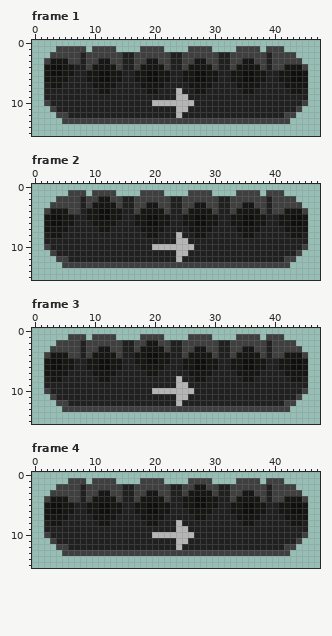
Two versions of one pixel-art file, levels_and_level_objects/belt/belt.aseprite. Above is the file before it was changed.
48x16 pixels, 6 frames. Shown: frame 1, frame 2, frame 3, frame 4. The commit also changed other frames, which this record leaves out.
After the commit:
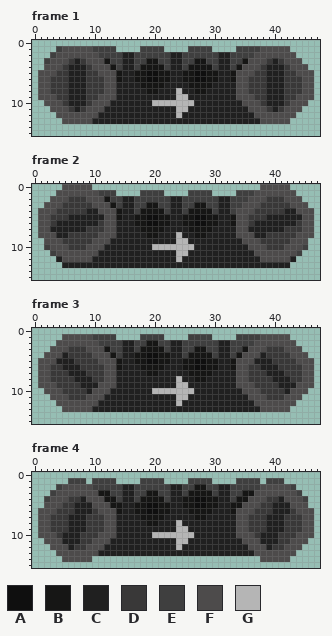
Palette (. is transparent): A #0f0f0f  B #161615  C #202020  D #393838  E #3f3f3f  F #4d4b4b  G #b5b5b5
Edits made:
layer "Layer 10" added
layer "Layer 10 Copy" added
Changed rows in their new state; - is an unchanged pixel.
Frame 1, layers "Layer 10 Copy", "Layer 10", "Layer 8":
first column x 1:
 1 ----FFFFF----------------------------FFFFF----
 2 ---FFFFFFF--------------------------FFFFFFF---
 3 --FFFDCDFFF------------------------FFFDCDFFF--
 4 -FFFDC--DFFF----------------------FFFD-CCDFFF-
 5 FFFDDC--DDFFF--------------------FFFDD--CDDFFF
 6 FFDDD---DDDFF--------------------FFDDD--CDDDFF
 7 FFDDD---DDDFF--------------------FFDDD---DDDFF
 8 FFDDD---DDDFF--------------------FFDDD---DDDFF
 9 FFFDD---DDFFF--------------------FFFDD---DDFFF
10 -FFFD---DFFF----------------------FFFD---DFFF-
11 --FFFD-DFFF------------------------FFFD-DFFF--
12 ---FFFFFFF--------------------------FFFFFFF---
13 ----FFFFFCCCCCCCCCCCCCCCCCCCCCCCCCCCCFFFFF----
Frame 2, layers "Layer 10 Copy", "Layer 10", "Layer 8":
first column x 1:
 0 ----FFFFF----------------------------FFFFF----
 1 ---FFFFFFF--------------------------FFFFFFF---
 2 --FFFDDDFFF------------------------FFFDDDFFF--
 3 -FFFDDDDDFFF----------------------FFFDDDDDFFF-
 4 FFFDDDDDCCFFF--------------------FFFDDDDDCCFFF
 5 FFDDDC--CCCFF--------------------FFDDD--CCCCFF
 6 FFDCCC---CDFF--------------------FFDCC--CCCDFF
 7 FFCCC---DDDFF--------------------FFCC----DDDFF
 8 FFFC-DDDDDFFF--------------------FFF--DDDDDFFF
 9 -FFFDDDDDFFF----------------------FFFDDDDDFFF-
10 --FFFDDDFFF------------------------FFFDDDFFF--
11 ---FFFFFFF--------------------------FFFFFFF---
12 ---CFFFFF----------------------------FFFFFC---
13 ----CCCCCCCCCCCCCCCCCCCCCCCCCCCCCCCCCCCCCC----
Frame 3, layers "Layer 10 Copy", "Layer 10", "Layer 8":
first column x 1:
 1 ----FFFFF----------------------------FFFFF----
 2 ---FFFFFFF--------------------------FFFFFFF---
 3 --FFFDDDFFF------------------------FFFDDDFFF--
 4 -FFFCDDDDFFF----------------------FFFCDDDDFFF-
 5 FFFCCCDDDDFFF--------------------FFFCC-DDDDFFF
 6 FFDDCC-DDDDFF--------------------FFDDC--DDDDFF
 7 FFDDD---DDDFF--------------------FFDDD---DDDFF
 8 FFDDDD---DDFF--------------------FFDDDD---DDFF
 9 FFFDDDD---FFF--------------------FFFDDDD---FFF
10 -FFFDDDD-FFF----------------------FFFDDDD-FFF-
11 --FFFDDDFFF------------------------FFFDDDFFF--
12 ---FFFFFFF--------------------------FFFFFFF---
13 ----FFFFFCCCCCCCCCCCCCCCCCCCCCCCCCCCCFFFFF----
Frame 4, layers "Layer 10 Copy", "Layer 10", "Layer 8":
first column x 1:
 2 ----FFFFF----------------------------FFFFF----
 3 ---FFFFFFF--------------------------FFFFFFF---
 4 --FFFDD-FFF------------------------FFFDDCFFF--
 5 -FFFDD--CFFF----------------------FFFDD-CCFFF-
 6 FFFDDD--CDFFF--------------------FFFDDD-CCDFFF
 7 FFDDD---DDDFF--------------------FFDDD---DDDFF
 8 FFDDD---DDDFF--------------------FFDDD---DDDFF
 9 FFDDD---DDDFF--------------------FFDDD---DDDFF
10 FFFD---DDDFFF--------------------FFFD---DDDFFF
11 -FFF---DDFFF----------------------FFF---DDFFF-
12 --FFF-DDFFF------------------------FFF-DDFFF--
13 ---FFFFFFFCCCCCCCCCCCCCCCCCCCCCCCCCCFFFFFFF---
14 ----FFFFF----------------------------FFFFF----
Changed places in both pictures, as pixel boxes (x1, y1, x2, y2):
changed: (38, 46, 314, 124)
changed: (38, 184, 314, 268)
changed: (38, 334, 314, 412)
changed: (38, 484, 314, 562)
